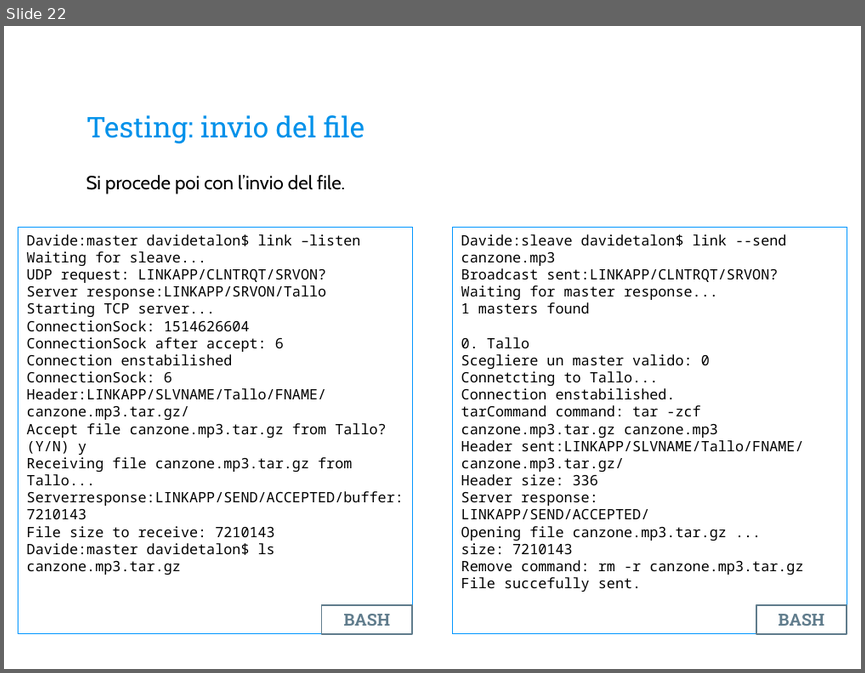
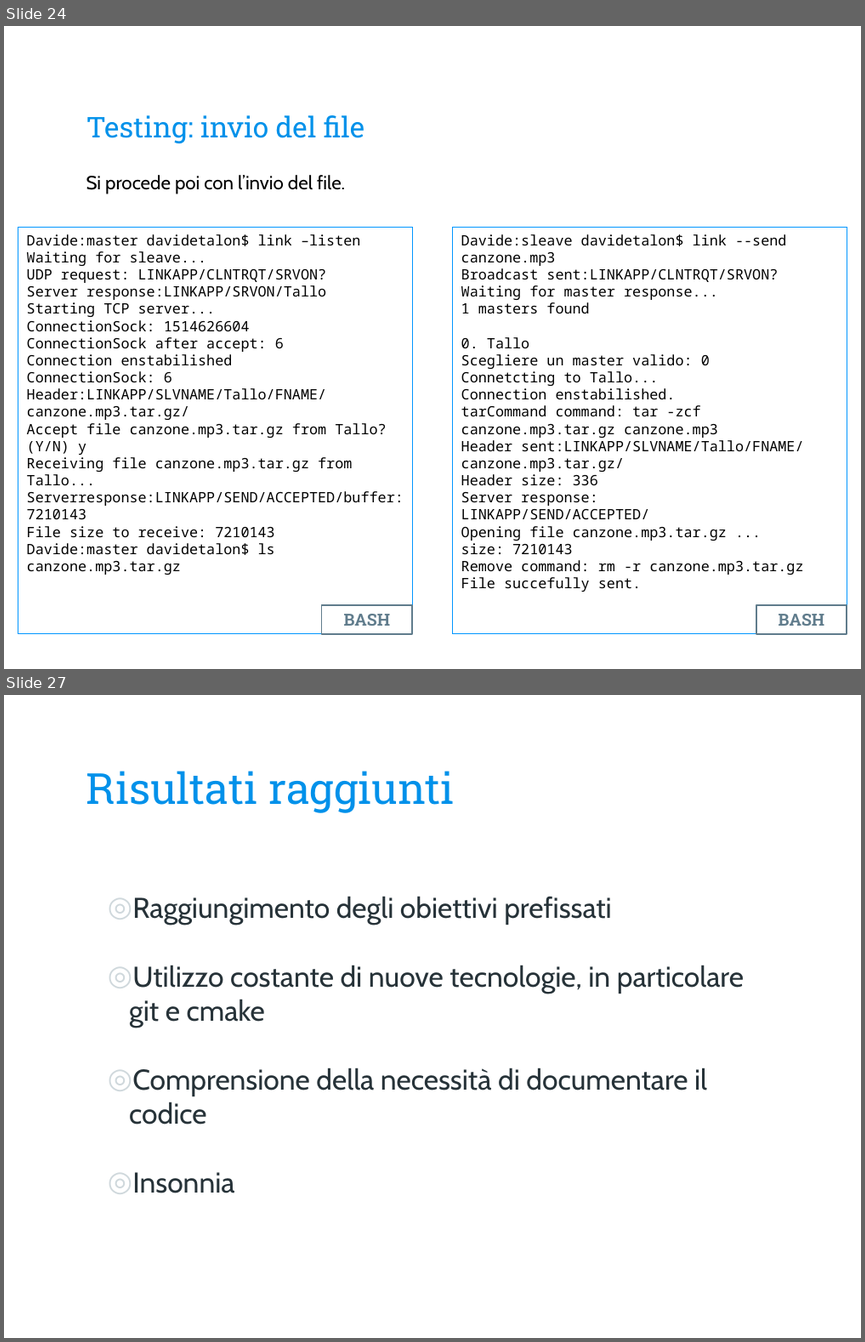
Before and after one commit to davidetalon/link, a slide deck: Presentation slides/Presentazione.pptx. Shown one above the other, each under a label of ours: slide 22 before the commit, slides 24 and 27 after it; the slides between them are not shown. The pictures are 865x673 and 865x1342 pixels, drawn with LibreOffice and Linux fonts; fonts in the diff are those of the drawing; background and template pictures are left out. Boxes give left, top, right and bottom in pixels: in the first picture for what was removed or moved away, otherwise in the second. Text is boxed around its words. In the diff, an @@ line names an element or a change of style, - is before the commit and + after.

```diff
--- a/Presentation slides/Presentazione.pptx
+++ b/Presentation slides/Presentazione.pptx
@@ slide 27 added at [4, 695, 861, 1338], background picture (left out) @@
@@ title added at [86, 771, 454, 813], 36 pt, text #0091EA @@
+Risultati raggiunti
@@ text added at [129, 896, 744, 1193], 24 pt, text #263238 @@
+◎ Raggiungimento degli obiettivi prefissati
+◎ Utilizzo costante di nuove tecnologie, in particolare git e cmake
+◎ Comprensione della necessità di documentare il codice
+◎ Insonnia
@@ what was slide 22 is now slide 24 @@
```
Also in this commit, not shown: 12 slides changed, 3 other slides added, 7 slides removed.
